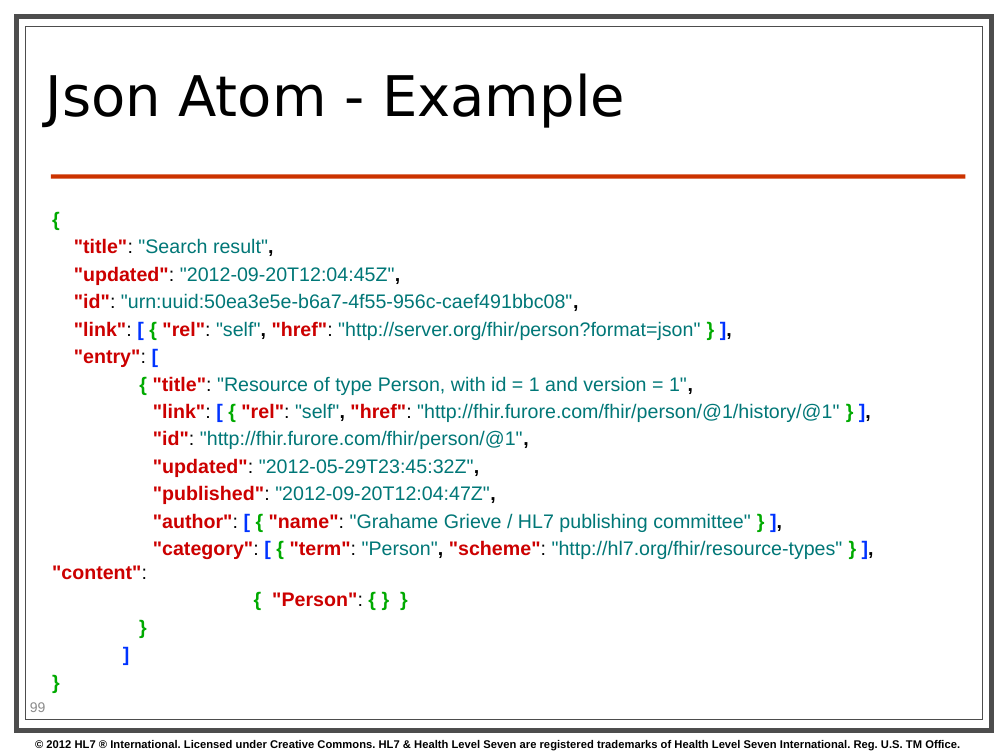
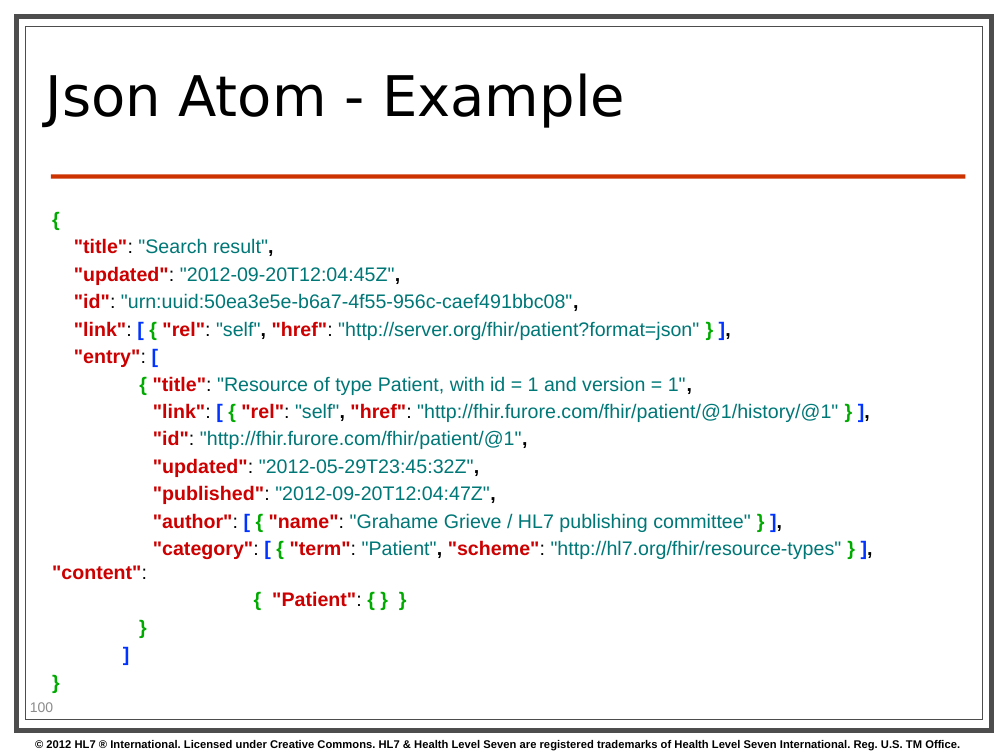
Before and after one commit to vista-novo/fhir, a slide deck: slide 100 of presentations/2013-05 Tutorials/201305 - Atlanta - FhirForDevelopersWGMTutorial.pptx (slide 99 before the commit). Drawn at 1008x756 pixels with LibreOffice and Linux fonts; fonts in the diff are those of the drawing; background and template pictures are left out. Boxes give left, top, right and bottom in pixels: in the first picture for what was removed or moved away, otherwise in the second. Text is boxed around its words. In the diff, an @@ line names an element or a change of style, - is before the commit and + after.

```diff
--- a/presentations/2013-05 Tutorials/201305 - Atlanta - FhirForDevelopersWGMTutorial.pptx
+++ b/presentations/2013-05 Tutorials/201305 - Atlanta - FhirForDevelopersWGMTutorial.pptx
@@ text at [74,321,699,340]: text changed @@
-"link": [ { "rel": "self", "href": "http://server.org/fhir/person?format=json" } ],
+"link": [ { "rel": "self", "href": "http://server.org/fhir/patient?format=json" } ],
@@ text at [153,376,838,449]: text changed @@
-{ "title": "Resource of type Person, with id = 1 and version = 1",
-"link": [ { "rel": "self", "href": "http://fhir.furore.com/fhir/person/@1/history/@1" } ],
-"id": "http://fhir.furore.com/fhir/person/@1",
+{ "title": "Resource of type Patient, with id = 1 and version = 1",
+"link": [ { "rel": "self", "href": "http://fhir.furore.com/fhir/patient/@1/history/@1" } ],
+"id": "http://fhir.furore.com/fhir/patient/@1",
@@ text at [52,540,842,607]: text changed @@
-"category": [ { "term": "Person", "scheme": "http://hl7.org/fhir/resource-types" } ], "content":
-{ "Person": { } }
+"category": [ { "term": "Patient", "scheme": "http://hl7.org/fhir/resource-types" } ], "content":
+{ "Patient": { } }
@@ page number at [30,702,53,712]: text changed @@
-99
+100
```
Also in this commit, not shown: 14 other slides changed, 4 slides added, 1 slide removed.
